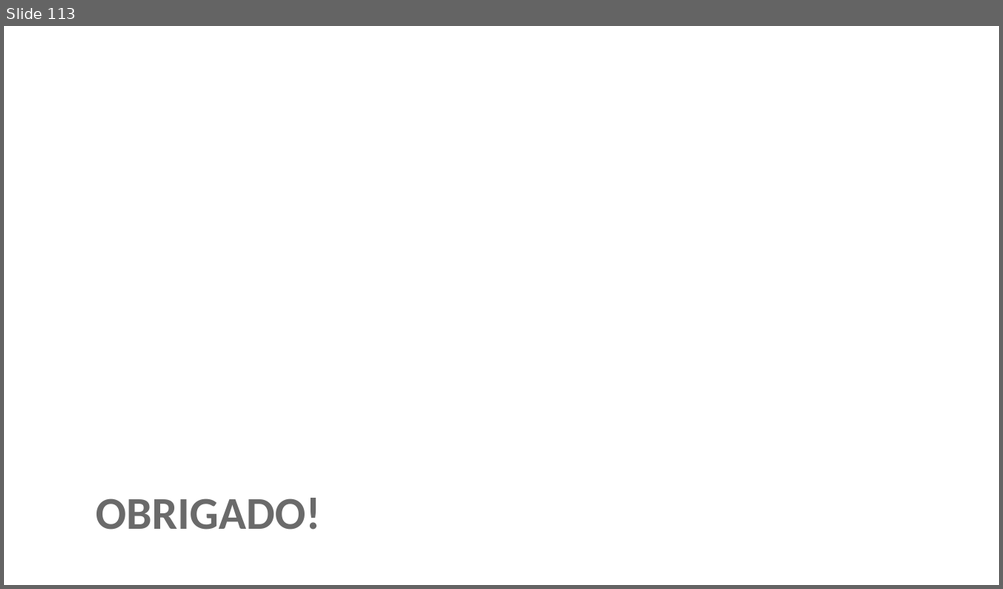
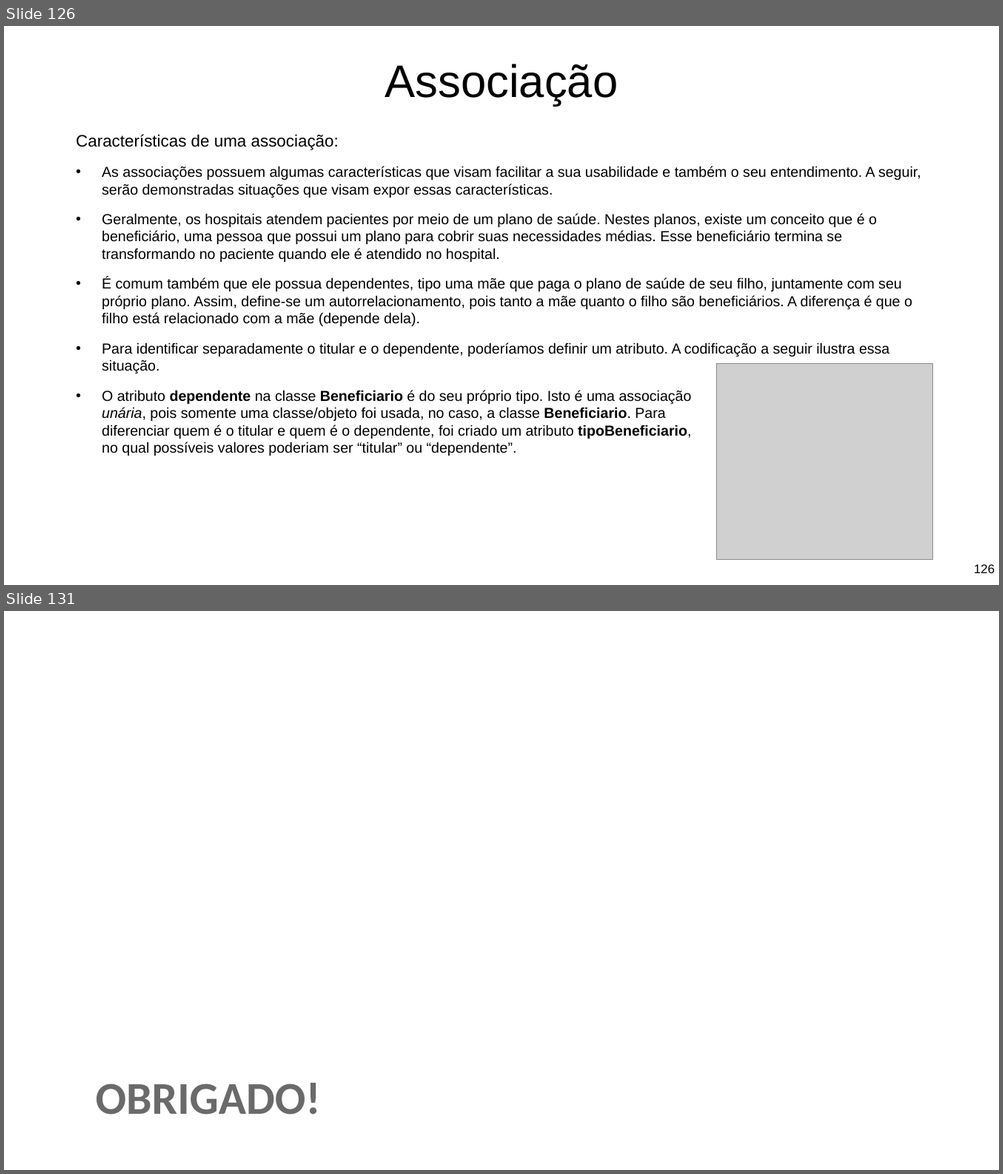
Before and after one commit to Pedrorocha13/2021.1-progoo, a slide deck: materiais/slides.pptx. Shown one above the other, each under a label of ours: slide 113 before the commit, slides 126 and 131 after it; the slides between them are not shown. The pictures are 1003x589 and 1003x1174 pixels, drawn with LibreOffice and Linux fonts; fonts in the diff are those of the drawing; grey boxes stand for pictures; background and template pictures are left out. Boxes give left, top, right and bottom in pixels: in the first picture for what was removed or moved away, otherwise in the second. Text is boxed around its words. In the diff, an @@ line names an element or a change of style, - is before the commit and + after.

```diff
--- a/materiais/slides.pptx
+++ b/materiais/slides.pptx
@@ slide 126 added at [4,26,999,585], background picture (left out) @@
@@ title added at [385,64,618,106], 88 pt, text #000000 @@
+Associação
@@ text added at [76,134,921,456], 28 pt, text #000000 @@
+Características de uma associação:
+  • As associações possuem algumas características que visam facilitar a sua usabilidade e também o seu entendimento. A seguir, serão demonstradas situações que visam expor essas características.
+  • Geralmente, os hospitais atendem pacientes por meio de um plano de saúde. Nestes planos, existe um conceito que é o beneficiário, uma pessoa que possui um plano para cobrir suas necessidades médias. Esse beneficiário termina se transformando no paciente quando ele é atendido no hospital.
+  • É comum também que ele possua dependentes, tipo uma mãe que paga o plano de saúde de seu filho, juntamente com seu próprio plano. Assim, define-se um autorrelacionamento, pois tanto a mãe quanto o filho são beneficiários. A diferença é que o filho está relacionado com a mãe (depende dela).
+  • Para identificar separadamente o titular e o dependente, poderíamos definir um atributo. A codificação a seguir ilustra essa situação.
+  • O atributo dependente na classe Beneficiario é do seu próprio tipo. Isto é uma associação
+    unária, pois somente uma classe/objeto foi usada, no caso, a classe Beneficiario. Para
+    diferenciar quem é o titular e quem é o dependente, foi criado um atributo tipoBeneficiario,
+    no qual possíveis valores poderiam ser “titular” ou “dependente”.
@@ picture added at [717,363,932,560] @@
@@ page number added at [973,565,994,574], 24 pt, text #000000 @@
+126
@@ what was slide 113 is now slide 131 @@
```
Also in this commit, not shown: 1 slide changed, 17 other slides added.
